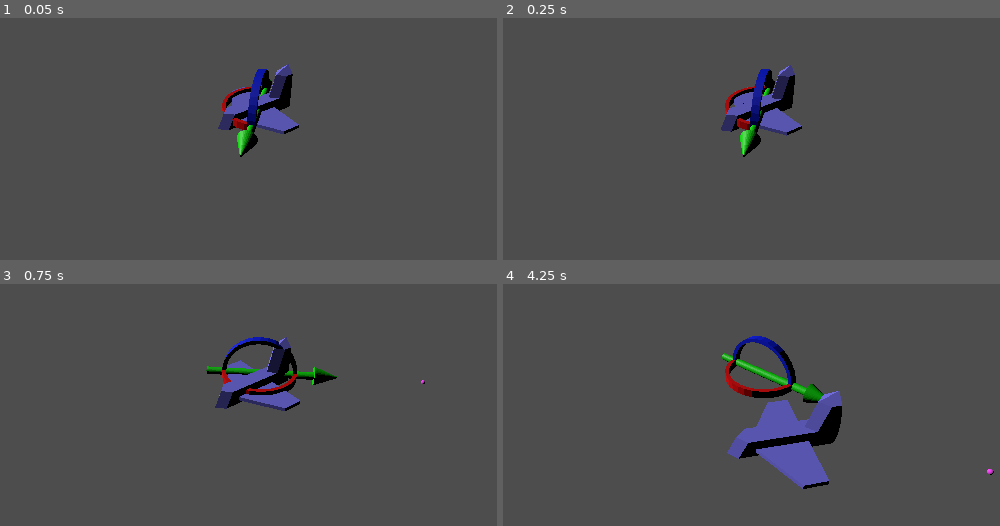
Above: before the commit, frames 1-4 (two rows, left to right).
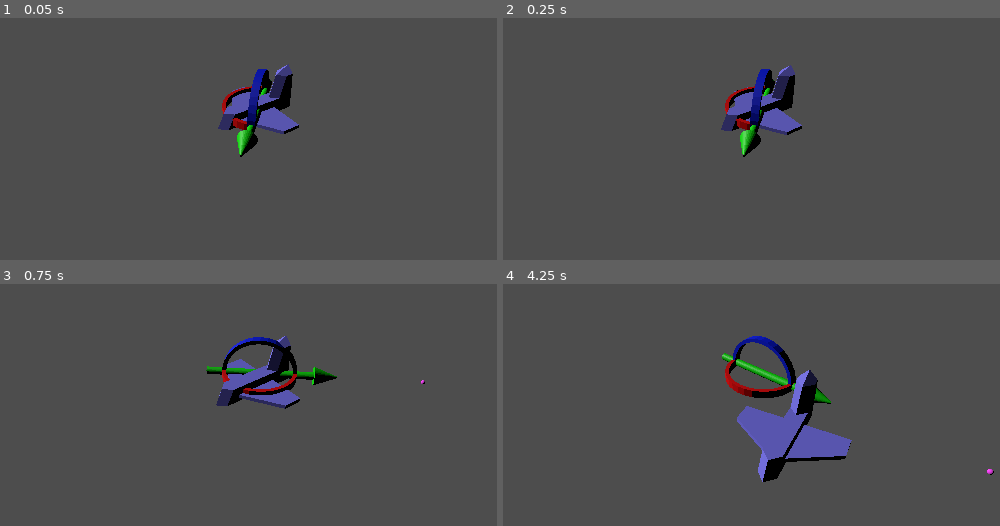
Above: after the commit, the same moments.

Repository: RinneT/3d_spaceship
Game: Godot game, scene res://cursor.tscn
Two runs of this game, one before a commit and one after it. Both use one fixed random seed, a clock stepped at 60 frames per second and the inputs below.
Inputs (mouse positions are in pixels of both pictures, inside the frame that each line leads up to):
- Up to frame 1 (0.05 s): no input
- Up to frame 2 (0.25 s): no input
- Up to frame 3 (0.75 s): move the mouse to (422, 383) at 0.52 s
- Up to frame 4 (4.25 s): move the mouse to (592, 426) at 1.27 s; move the mouse to (831, 305) at 2.02 s; move the mouse to (711, 494) at 2.77 s; move the mouse to (990, 472) at 3.52 s

Frame 1 is identical in both runs. In frame 2, less than 0.1% of the frame differs, in the area x 43-60%, y 20-49%; in frame 3, 0.7%; in frame 4, 5.2%, in the area x 45-71%, y 35-85%.

Commit message:
Use spaceship properties from new SpaceShip class directly
Move Kinematic2D update to AbstractSteering class
Add limit function to limit outputs in blended steering

Diff:
--- a/AI/Steering/2D/abstract_steering_2d.gd
+++ b/AI/Steering/2D/abstract_steering_2d.gd
@@ -8,9 +8,35 @@
 # without care for the characters boundaries.
 # Capping must be conducted separately
 
-var character: Kinematic2D
-var target: Kinematic2D
+var character: SpaceShip
+var _character: Kinematic2D
+var target: Kinematic2D # Currently unused
+var _target: Kinematic2D
+var _steering: SteeringOutput2D
 
+# Initializes the required variables
+func init(character: SpaceShip, target: Kinematic2D):
+	self.target = target
+	self._target = target.clone()
+	self.character = character
+	self._character = Kinematic2D.new()
+	self._character.initFrom3D(character)
+	self._steering = SteeringOutput2D.new()
+	self._steering.reset()
+
+# Update with Node3D target data and reset the steering
+func updateNode3D(target: Node3D):
+	_character.update3D(character)
+	_target.updateNode3D(target)
+	_steering.reset()
+
+# Update with RigidBody3D target data and reset the steering
+func updateRigidBody3D(target: RigidBody3D):
+	_character.update3D(character)
+	_target.update3D(target)
+	_steering.reset()
+
+# Return an empty steering output
 func get_steering() -> SteeringOutput2D:
 	push_error("Called get_steering in AbstractSteering class! Instantiate a behaviour class instead!")
 	return SteeringOutput2D.new()
--- a/AI/Steering/2D/align.gd
+++ b/AI/Steering/2D/align.gd
@@ -1,59 +1,41 @@
 class_name Align
 extends AbstractSteering
-
-var max_angular_acceleration: float
-var max_rotation: float
-var target_radius: float
-var slow_radius: float
-var time_to_target: float
 
 # Align algorithm to rotate to a target orientation and slow rotation down in time
 # Returns null if no steering is required
 # To Face the opposite direction, add pi to the target orientation!
 func get_steering() -> SteeringOutput2D:
-	if !max_angular_acceleration:
-		push_error("max_angular_acceleration not set for Align behaviour!")
-	if !target_radius:
-		push_error("target_radius not set for Align behaviour!")
-	if !slow_radius:
-		push_error("slow_radius not set for Align behaviour!")
-	if !max_rotation:
-		push_error("max_rotation not set for Align behaviour!")
-	if !time_to_target:
-		push_error("time_to_target not set for Align behaviour!")
-
-	var steering: SteeringOutput2D = SteeringOutput2D.new()
 	# Get the naive direction to the target
-	var rotation_direction: float = target.orientation - character.orientation
+	var rotation_direction: float = _target.orientation - _character.orientation
 
 	# Map the result to the (-pi, pi) interval
 	var rotation = wrapf(rotation_direction, -PI, PI)
 	var rotation_size = absf(rotation_direction)
 
 	# Check if we are there, return no steering
-	if rotation_size < target_radius:
-		return steering
+	if rotation_size < character.target_radius_angular:
+		return _steering
 
 	# If we are outside the slow radius, use maximum rotation
 	# Otherwise, calculate a scaled rotation
-	var target_rotation = max_rotation
-	if rotation_size < slow_radius:
-		target_rotation *= rotation_size / slow_radius
+	var target_rotation = character.max_rotation_speed
+	if rotation_size < character.slow_radius_angular:
+		target_rotation *= rotation_size / character.slow_radius_angular
 
 	# The final target rotation combines speed and direction
 	target_rotation *= rotation / rotation_size
 
 	# Acceleration tries to get to the target rotation
-	steering.angular = target_rotation - character.rotation
-	steering.angular /= time_to_target
+	_steering.angular = target_rotation - _character.rotation
+	_steering.angular /= character.time_to_target_angular
 
 	# Check if the acceleration is too great
-	var angular_acceleration: float = absf(steering.angular)
-	if angular_acceleration > max_angular_acceleration:
-		steering.angular /= angular_acceleration
-		steering.angular *= max_angular_acceleration
+	var angular_acceleration: float = absf(_steering.angular)
+	if angular_acceleration > character.max_angular_acceleration:
+		_steering.angular /= angular_acceleration
+		_steering.angular *= character.max_angular_acceleration
 
 	# We do not care about linear velocity here
 	# steering.linear = Vector2() # Unnecessary operation!
 
-	return steering
+	return _steering
--- a/AI/Steering/2D/arrive.gd
+++ b/AI/Steering/2D/arrive.gd
@@ -1,53 +1,35 @@
 class_name Arrive
 extends AbstractSteering
-
-var max_acceleration: float
-var target_radius: float
-var slow_radius: float
-var max_speed: float
-var time_to_target: float
 
 # Arrive algorithm to arrive at a target and slow down in time
 # Returns null if no steering is required
 func get_steering() -> SteeringOutput2D:
-	if !max_acceleration:
-		push_error("max_acceleration not set for Arrive behaviour!")
-	if !target_radius:
-		push_error("target_radius not set for Arrive behaviour!")
-	if !slow_radius:
-		push_error("slow_radius not set for Arrive behaviour!")
-	if !max_speed:
-		push_error("max_speed not set for Arrive behaviour!")
-	if !time_to_target:
-		push_error("time_to_target not set for Arrive behaviour!")
-
-	var steering: SteeringOutput2D = SteeringOutput2D.new()
 	# Get the direction to the target
-	var direction: Vector2 = target.position - character.position
+	var direction: Vector2 = _target.position - _character.position
 	var distance: float = direction.length()
 
 	# Check if we are there, return no steering
-	if distance < target_radius:
+	if distance < character.target_radius_linear:
 		return SteeringOutput2D.new()
 
 	# If we are outside the slow radius, go max speed
 	# Otherwise scale the desired speed down
-	var target_speed: float = max_speed
-	if distance < slow_radius:
-		target_speed = max_speed * distance / slow_radius
+	var target_speed: float = character.max_linear_speed
+	if distance < character.slow_radius_linear:
+		target_speed = character.max_linear_speed * distance / character.slow_radius_linear
 
 	# The target velocity combines direction and speed
 	var targetVelocity = direction.normalized() * target_speed
 
 	# Acceleration tries to get to the target velocity
-	steering.linear = targetVelocity - character.velocity
-	steering.linear /= time_to_target
+	_steering.linear = targetVelocity - _character.velocity
+	_steering.linear /= character.time_to_target_linear
 
 	# Check if the acceleration is too fast
-	if steering.linear.length() > max_acceleration:
-		steering.linear = steering.linear.normalized() * max_acceleration
+	if _steering.linear.length() > character.max_linear_acceleration:
+		_steering.linear = _steering.linear.normalized() * character.max_linear_acceleration
 
 	# We do not care about orientation here
 	# steering.angular = 0.0 # Unnecessary operation!
 
-	return steering
+	return _steering
--- a/AI/Steering/2D/face.gd
+++ b/AI/Steering/2D/face.gd
@@ -4,15 +4,14 @@
 # Face algorithm to look at a given target
 func get_steering() -> SteeringOutput2D:
 	# Work out the distance to the target
-	var direction = target.position - character.position
+	var direction = _target.position - _character.position
 
 	# Check for a zero direction and make no change if so
 	if direction.length() == 0:
 		return SteeringOutput2D.new()
 
 	# Put the target together
-	target = target.clone()
-	target.orientation = atan2(direction.x, direction.y)
+	_target.orientation = atan2(direction.x, direction.y)
 
 	# Delegate to align
 	return super.get_steering()
--- a/AI/Steering/2D/flee.gd
+++ b/AI/Steering/2D/flee.gd
@@ -1,22 +1,17 @@
 class_name Flee
 extends AbstractSteering
-
-var max_acceleration: float
 
 # Flee algorithm to find the direction to move away from a
 # Does not re-orient the character!
 func get_steering() -> SteeringOutput2D:
-	if !max_acceleration:
-		push_error("max_acceleration not set for Flee behaviour!")
-	var steering: SteeringOutput2D = SteeringOutput2D.new()
 	# Get the inverse direction from the target
-	steering.linear = character.position - target.position
+	_steering.linear = _character.position - _target.position
 
 	# Give full acceleration along this direction
-	steering.linear = steering.linear.normalized()
-	steering.linear *= max_acceleration
+	_steering.linear = _steering.linear.normalized()
+	_steering.linear *= character.max_linear_acceleration
 
 	# We do not care about orientation here
 	# steering.angular = 0.0  # Unnecessary operation!
 
-	return steering
+	return _steering
--- a/AI/Steering/2D/look_where_youre_going.gd
+++ b/AI/Steering/2D/look_where_youre_going.gd
@@ -3,15 +3,12 @@
 
 # Function to make a character look where they are going
 func get_steering() -> SteeringOutput2D:
-	var steering: SteeringOutput2D = SteeringOutput2D.new()
-
 	# Check for a zero direction and make no change if so
 	if character.velocity.length() == 0:
-		return steering
+		return _steering
 
 	# Otherwise set the target direction based on velocity
-	var target: Kinematic2D = character.duplicate()
-	target.orientation = atan2(-character.velocity.x, character.velocity.y)
+	_target.orientation = atan2(-character.velocity.x, _character.velocity.y)
 
 	# Delegate to align
 	return super.get_steering()
--- a/AI/Steering/2D/pursue.gd
+++ b/AI/Steering/2D/pursue.gd
@@ -1,32 +1,23 @@
 class_name Pursue
 extends Seek
 
-var max_prediction: float
-
 # Pursue algorithm to find an efficient intercept course to a target
 func get_steering() -> SteeringOutput2D:
-	if !max_prediction:
-		push_error("max_prediction not set for Pursue behaviour!")
+	# Work out the distance to the target
+	var direction = _target.position - _character.position
+	var distance = direction.length()
 
-	if target:
-		var predicted_target: Kinematic2D = target.clone()
+	# Work out our current speed
+	var speed = character.velocity.length()
 
-		# Work out the distance to the target
-		var direction = target.position - character.position
-		var distance = direction.length()
+	# Check if the speed is too small to give a reasonable prediction time
+	# Otherwise calculate the prediction time
+	var prediction = character.max_prediction
+	if speed > distance / character.max_prediction:
+		prediction = distance / speed
 
-		# Work out our current speed
-		var speed = character.velocity.length()
-
-		# Check if the speed is too small to give a reasonable prediction time
-		# Otherwise calculate the prediction time
-		var prediction = max_prediction
-		if speed > distance / max_prediction:
-			prediction = distance / speed
-
-		# Put the target together
-		predicted_target.position = target.velocity * prediction
-		target = predicted_target
+	# Put the target together
+	_target.position = _target.velocity * prediction
 
 	# Delegate to seek
 	return super.get_steering()
--- a/AI/Steering/2D/seek.gd
+++ b/AI/Steering/2D/seek.gd
@@ -1,22 +1,17 @@
 class_name Seek
 extends AbstractSteering
-
-var max_acceleration: float
 
 # Seek algorithm to find the direction to a point
 # Does not re-orient the character!
 func get_steering() -> SteeringOutput2D:
-	if !max_acceleration:
-		push_error("max_acceleration not set for Seek behaviour!")
-	var steering: SteeringOutput2D = SteeringOutput2D.new()
 	# Get the direction to the target
-	steering.linear = target.position - character.position
+	_steering.linear = _target.position - _character.position
 
 	# Give full acceleration along this direction
-	steering.linear = steering.linear.normalized()
-	steering.linear *= max_acceleration
+	_steering.linear = _steering.linear.normalized()
+	_steering.linear *= character.max_linear_acceleration
 
 	# We do not care about orientation here
 	# steering.angular = 0.0  # Unnecessary operation!
 
-	return steering
+	return _steering
--- a/AI/Steering/2D/velocity_match.gd
+++ b/AI/Steering/2D/velocity_match.gd
@@ -1,17 +1,13 @@
 class_name VelocityMatch
 extends AbstractSteering
 
-var time_to_target: float
-
 # Try to match the velocity of a target
 func get_steering() -> SteeringOutput2D:
-	var steering: SteeringOutput2D = SteeringOutput2D.new()
-
 	# Acceleration tries to get to the target velocity
-	steering.linear = target.velocity - character.velocity
-	steering.linear /= time_to_target
+	_steering.linear = _target.velocity - _character.velocity
+	_steering.linear /= character.time_to_target_linear
 
 	# We do not care about orientation here
 	# steering.angular = 0.0 # Unnecessary operation!
 
-	return steering
+	return _steering
--- a/AI/Steering/steering_output_2d.gd
+++ b/AI/Steering/steering_output_2d.gd
@@ -8,8 +8,26 @@
 func print() -> void:
 	print("Linear: " + str(linear) + " | Angular: " + str(angular))
 
+# Resets all steering input to zero!
+func reset() -> void:
+	linear.x = 0.0
+	linear.y = 0.0
+	angular = 0.0
+
 # Combine with another SteeringOutput2D
-# TODO: the limits should be kept here!
 func blend(other: SteeringOutput2D) -> void:
 	linear += other.linear
 	angular += other.angular
+
+# Limit the ships steering inputs to their maximum allowed values
+func limit(character: SpaceShip) -> void:
+	# Limit acceleration
+	if linear.length() > character.max_linear_acceleration:
+		linear /= linear.length() * character.max_linear_acceleration
+	if angular > character.max_angular_acceleration:
+		angular = character.max_angular_acceleration
+
+	# Limit maximum Speed
+	# TODO: Both have to account for deceleration being allowed!
+	#if character.angular_velocity.y > character.max_angular_acceleration:
+	#	angular = 0.0
--- a/rigid_body_2d.gd
+++ b/rigid_body_2d.gd
@@ -22,7 +22,7 @@
 	behaviour.target_radius = target_radius
 	behaviour.time_to_target = time_to_target
 	behaviour.max_angular_acceleration = max_angular_acceleration
-	behaviour.character = character
+	behaviour._character = character
 	behaviour.target = target
 
 
--- a/space_ship.gd
+++ b/space_ship.gd
@@ -1,20 +1,24 @@
 extends RigidBody3D
 
-@export var behaviour: AbstractSteering
-@export var behaviour2: AbstractSteering
-@export var behaviour3: AbstractSteering
-@export var max_acceleration: float = 10.0
-@export var max_speed: float = 100.0
+class_name SpaceShip
+
+var behaviour: AbstractSteering
+var behaviour2: AbstractSteering
+var behaviour3: AbstractSteering
+
+# Spaceship properties
+@export var max_linear_acceleration: float = 10.0
+@export var max_linear_speed: float = 100.0
 @export var max_angular_acceleration: float = 10.0
-@export var max_rotation: float = 30.0
+@export var max_rotation_speed: float = 30.0
 @export var slow_radius_angular: float = 5.0
 @export var slow_radius_linear: float = 30.0
 @export var target_radius_angular: float = 0.1
 @export var target_radius_linear: float = 5.0
-@export var time_to_target: float = 1.0
+@export var time_to_target_angular: float = 1.0
+@export var time_to_target_linear: float = 1.0
 @export var max_prediction: float = 5.0
 
-var character: Kinematic2D = Kinematic2D.new()
 var target: Kinematic2D = Kinematic2D.new()
 var steering: SteeringOutput2D
 var pointer: Node3D
@@ -23,52 +27,29 @@
 func _ready() -> void:
 	# Behaviour #1: Look in the direction of the target
 	behaviour = Face.new()
-	behaviour.max_rotation = max_rotation
-	behaviour.slow_radius = slow_radius_angular
-	behaviour.target_radius = target_radius_angular
-	behaviour.time_to_target = time_to_target
-	behaviour.max_angular_acceleration = max_angular_acceleration
-	behaviour.character = character
-	behaviour.target = target
+	behaviour.init(self, target)
 
 	# Behaviour #2: Move to the target
 	behaviour2 = Arrive.new()
-	behaviour2.max_acceleration = max_acceleration
-	behaviour2.max_speed = max_speed
-	behaviour2.slow_radius = slow_radius_linear
-	behaviour2.target_radius = target_radius_linear
-	behaviour2.time_to_target = time_to_target
-	behaviour2.character = character
-	behaviour2.target = target
+	behaviour2.init(self, target)
 
 	# Behaviour #3: Look in the same direction as the arrow
 	behaviour3 = Align.new()
-	behaviour3.max_rotation = max_rotation
-	behaviour3.slow_radius = slow_radius_angular
-	behaviour3.target_radius = target_radius_angular
-	behaviour3.time_to_target = time_to_target
-	behaviour3.max_angular_acceleration = max_angular_acceleration
-	behaviour3.character = character
-	behaviour3.target = target
+	behaviour3.init(self, target)
 
 	pointer = get_parent().get_node("CursorPointer")
-	character.initFrom3D(self)
 	target.initFromNode3D(pointer)
 
 
 # Called every frame. 'delta' is the elapsed time since the previous frame.
 func _process(delta: float) -> void:
-	# Update the ai data
-	character.update3D(self)
-	character.print("Spaceship")
-
-	# Update the target data
-	target.updateNode3D(pointer)
-	character.print("Pointer")
 
 	# Update the steering
+	behaviour.updateNode3D(pointer)
+	behaviour2.updateNode3D(pointer)
+	behaviour3.updateNode3D(pointer)
 	steering = behaviour2.get_steering()
-	var distance = (target.position - character.position).length()
+	var distance = (pointer.position - self.position).length()
 	print("Distance: " + str(distance))
 	if distance < target_radius_linear:
 		steering.blend(behaviour3.get_steering())
@@ -77,6 +58,7 @@
 
 	if steering:
 		steering.print()
+		steering.limit(self)
 		# Apply the steering behaviours
 		# Convert 2D torque into 3D torque
 		var steering_torque_3d: Vector3 = Vector3.UP * steering.angular
